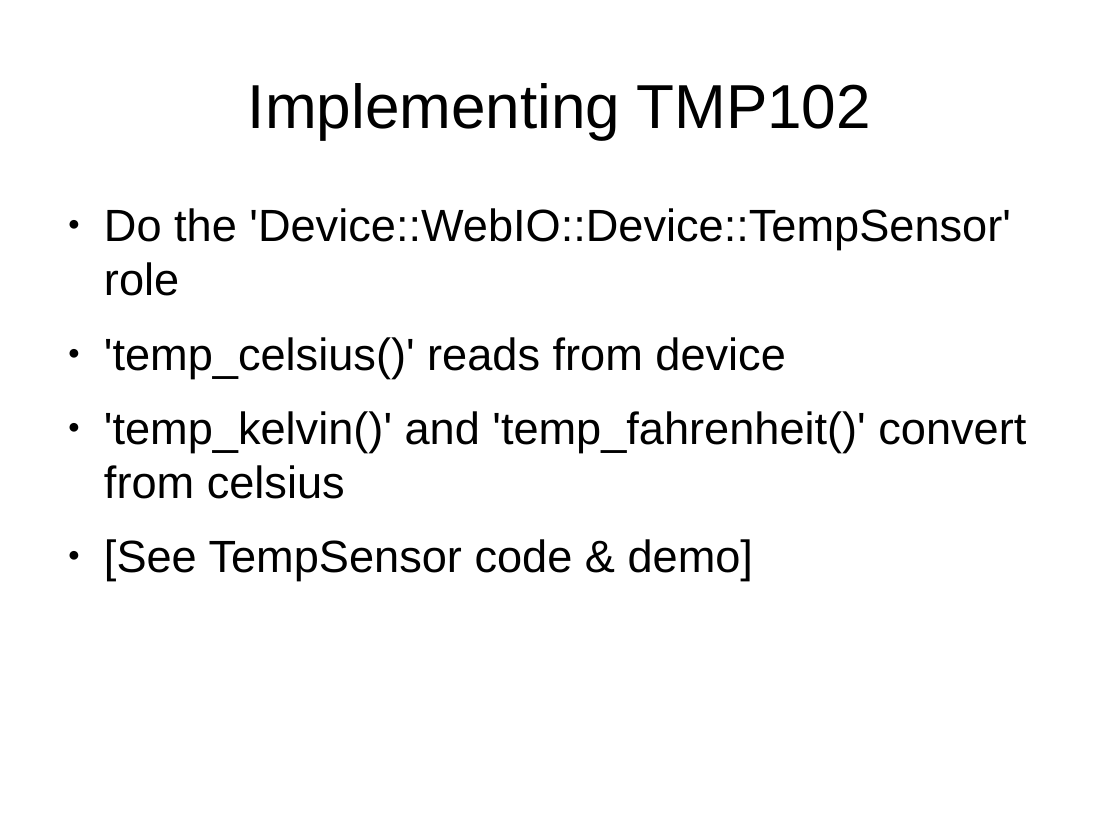
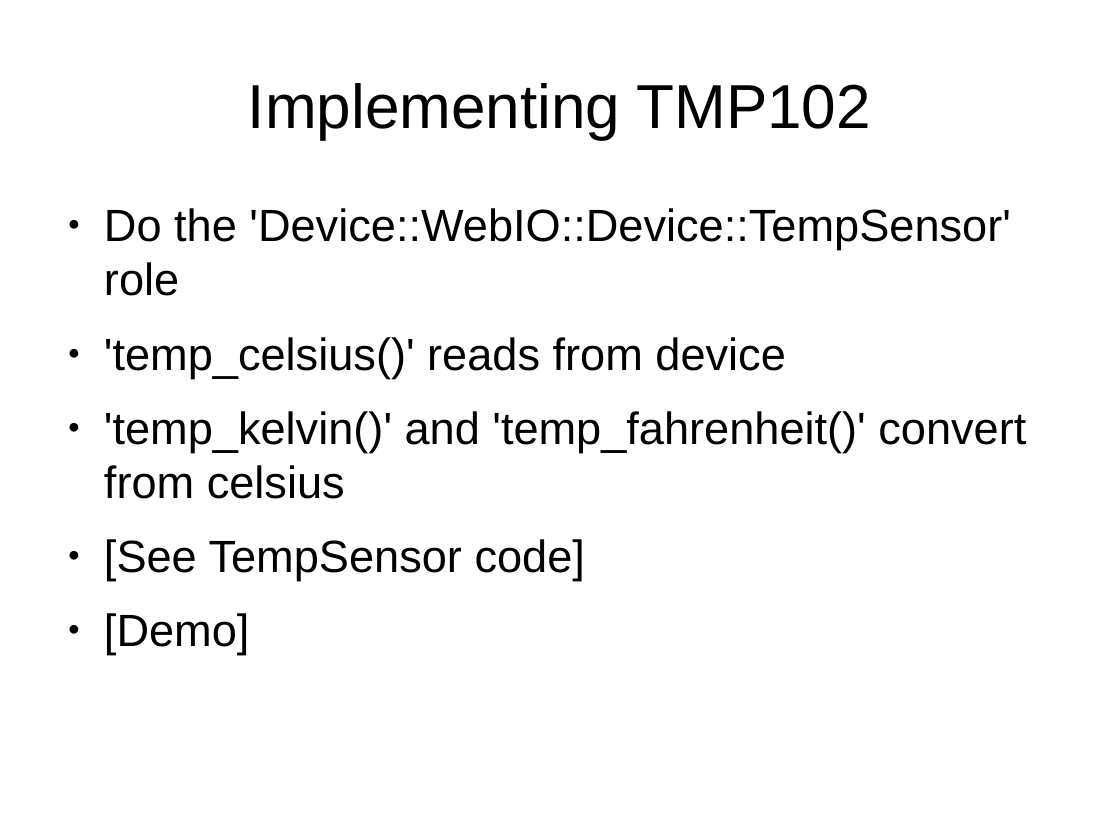
Before and after one commit to frezik/webio_pres, a slide deck: slide 24 of webio.odp (slide 26 before the commit). Drawn at 1120x840 pixels with LibreOffice and Linux fonts; fonts in the diff are those of the drawing. Boxes give left, top, right and bottom in pixels: in the first picture for what was removed or moved away, otherwise in the second. Text is boxed around its words. In the diff, an @@ line names an element or a change of style, - is before the commit and + after.

```diff
--- a/webio.odp
+++ b/webio.odp
@@ text at <box>104,539,585,655</box>: text changed @@
-● [See TempSensor code & demo]
+● [See TempSensor code]
+● [Demo]
```
Also in this commit, not shown: 2 other slides changed, 1 slide added, 3 slides removed, 1 other file.
